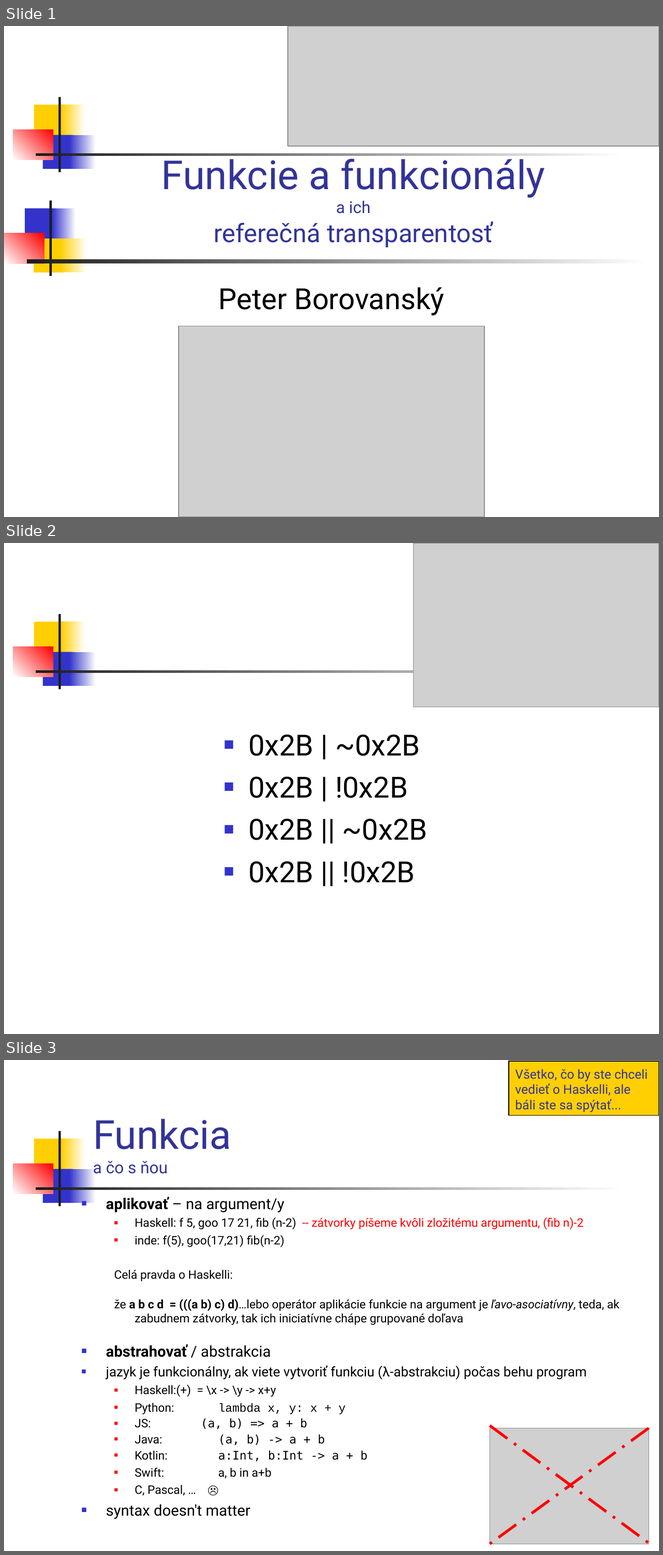
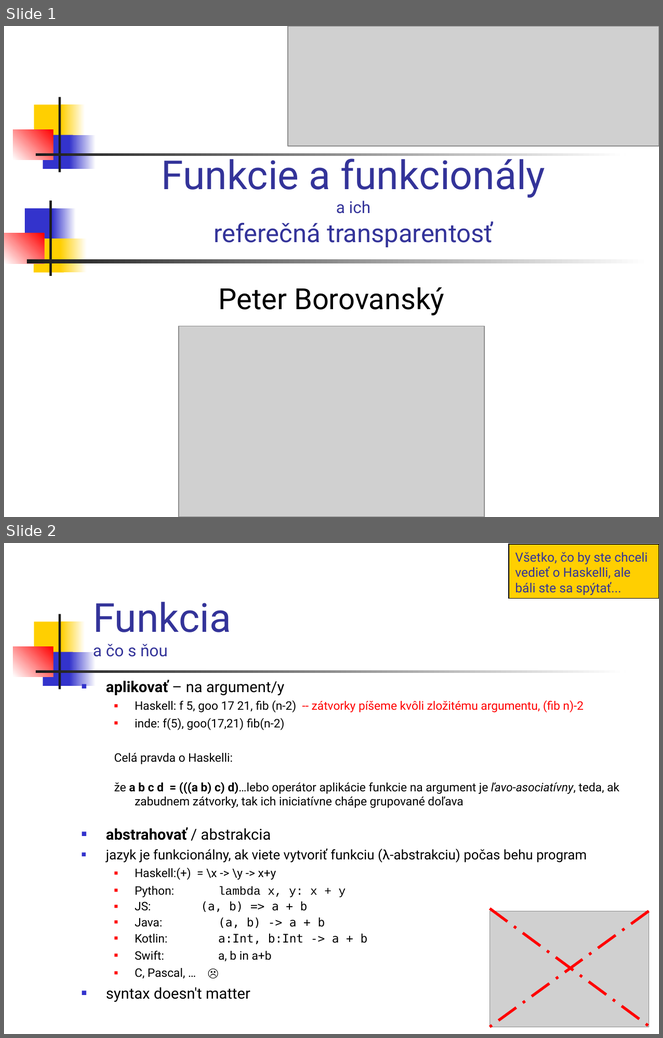
Before and after one commit to Funkcionalne/Prednasky, a slide deck: 02/02_fpro.ppt. Shown one above the other, each under a label of ours: slides 1, 2 and 3 before the commit, slides 1 and 2 after it. The pictures are 663x1555 and 663x1038 pixels, drawn with LibreOffice and Linux fonts; fonts in the diff are those of the drawing; grey boxes stand for pictures. Boxes give left, top, right and bottom in pixels: in the first picture for what was removed or moved away, otherwise in the second. Text is boxed around its words. In the diff, an @@ line names an element or a change of style, - is before the commit and + after.

```diff
--- a/02/02_fpro.ppt
+++ b/02/02_fpro.ppt
@@ slide 2 removed at [4,543,659,1034], background #FFFFFF; not listed: 7 template elements that a slide beside it also shows @@
@@ picture removed at [414,543,659,707] @@
@@ text removed at [248,734,428,883] @@
-■ 0x2B | ~0x2B
-■ 0x2B | !0x2B
-■ 0x2B || ~0x2B
-■ 0x2B || !0x2B
@@ what was slide 3 is now slide 2 @@
```
Also in this commit, not shown: 6 other files.
